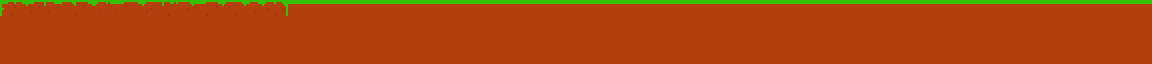
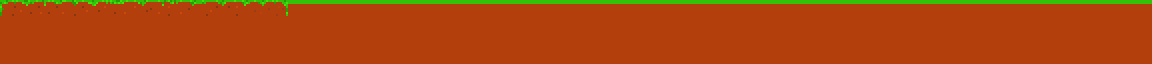
Layer changes from the first 1152x64 image to the second:
painted on "ground.png" over [0, 0, 288, 16]
